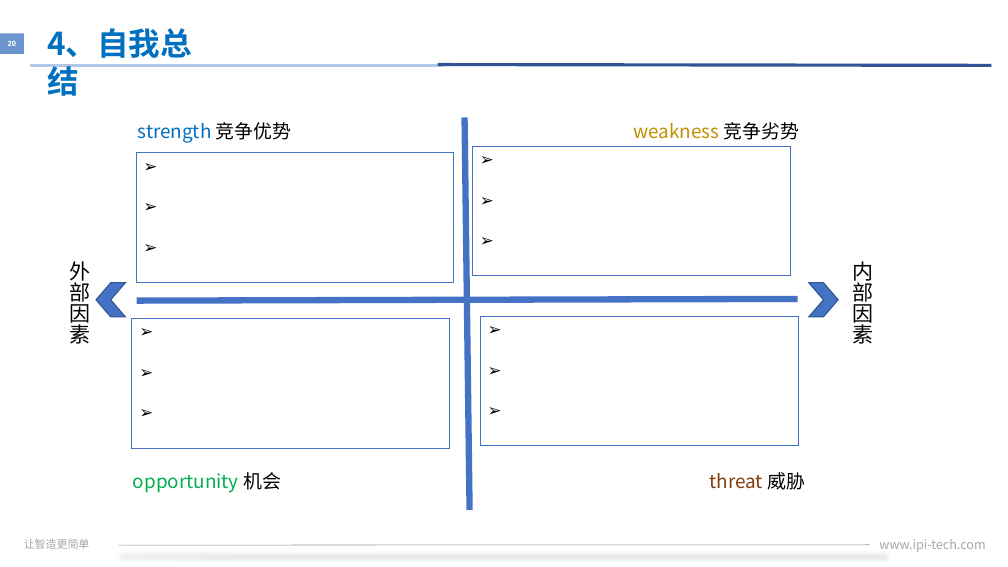
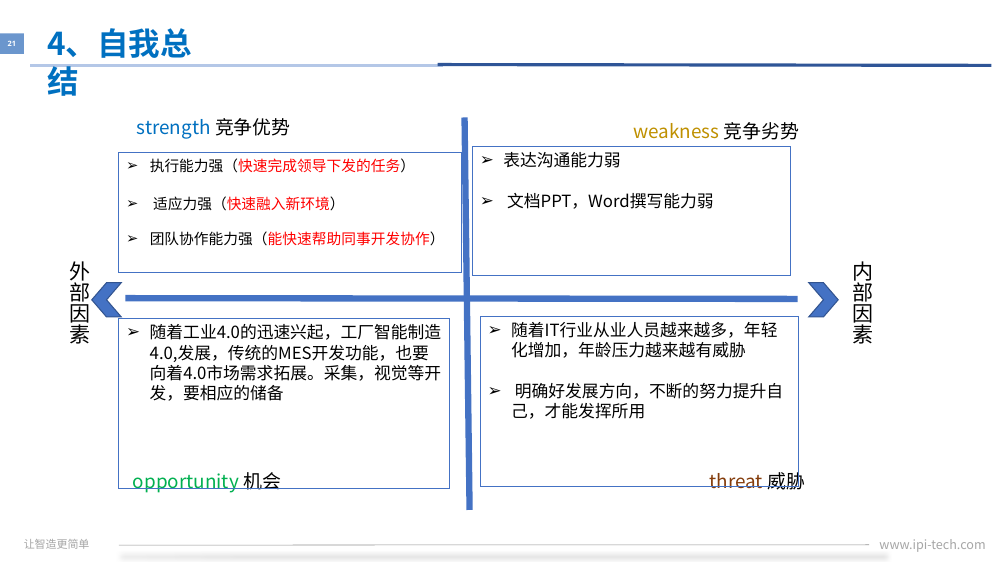
Before and after one commit to xiaozixiang/DocMent, a slide deck: slide 21 of IPI-HR-30-07A转正述职报告.pptx (slide 20 before the commit). Drawn at 1008x567 pixels with LibreOffice and Linux fonts; fonts in the diff are those of the drawing; background and template pictures are left out. Boxes give left, top, right and bottom in pixels: in the first picture for what was removed or moved away, otherwise in the second. Text is boxed around its words. In the diff, an @@ line names an element or a change of style, - is before the commit and + after.

```diff
--- a/IPI-HR-30-07A转正述职报告.pptx
+++ b/IPI-HR-30-07A转正述职报告.pptx
@@ page number at (x1=8, y1=41, x2=16, y2=46): text changed @@
-20
+21
@@ text "strength 竞争优势" moved from (x1=138, y1=122, x2=292, y2=143) to (x1=137, y1=118, x2=291, y2=139) @@
@@ rectangle "执行能力强（快速完成领导下发的任务）" resized from (x1=136, y1=153, x2=454, y2=283) to (x1=119, y1=153, x2=462, y2=272) @@
@@ text in rectangle at (x1=150, y1=158, x2=445, y2=246): text added @@
+➢ 执行能力强（快速完成领导下发的任务）
+➢ 适应力强（快速融入新环境）
+➢ 团队协作能力强（能快速帮助同事开发协作）
@@ text in rectangle at (x1=503, y1=152, x2=713, y2=209): text added @@
+➢ 表达沟通能力弱
+➢ 文档PPT，Word撰写能力弱
@@ chevron moved from (x1=96, y1=283, x2=126, y2=317) to (x1=91, y1=283, x2=121, y2=317) @@
@@ line moved from (137, 301) - (798, 299) to (126, 298) - (798, 299) @@
@@ rectangle "随着工业4.0的迅速兴起，工厂智能制造4.0,发展，传统的MES开发功能，也要向着4.0市场需求拓展。采集，视觉等开发， ..." resized from (x1=132, y1=318, x2=451, y2=448) to (x1=119, y1=318, x2=450, y2=489) @@
@@ text in rectangle at (x1=150, y1=324, x2=441, y2=401): text added @@
+➢ 随着工业4.0的迅速兴起，工厂智能制造4.0,发展，传统的MES开发功能，也要向着4.0市场需求拓展。采集，视觉等开发，要相应的储备
@@ rectangle "随着IT行业从业人员越来越多，年轻化增加，年龄压力越来越有威胁" resized from (x1=480, y1=316, x2=799, y2=446) to (x1=480, y1=316, x2=799, y2=487) @@
@@ text in rectangle at (x1=511, y1=322, x2=783, y2=419): text added @@
+➢ 随着IT行业从业人员越来越多，年轻化增加，年龄压力越来越有威胁
+➢ 明确好发展方向，不断的努力提升自己，才能发挥所用
```
Also in this commit, not shown: 14 other slides changed, 4 slides added, 3 slides removed.
